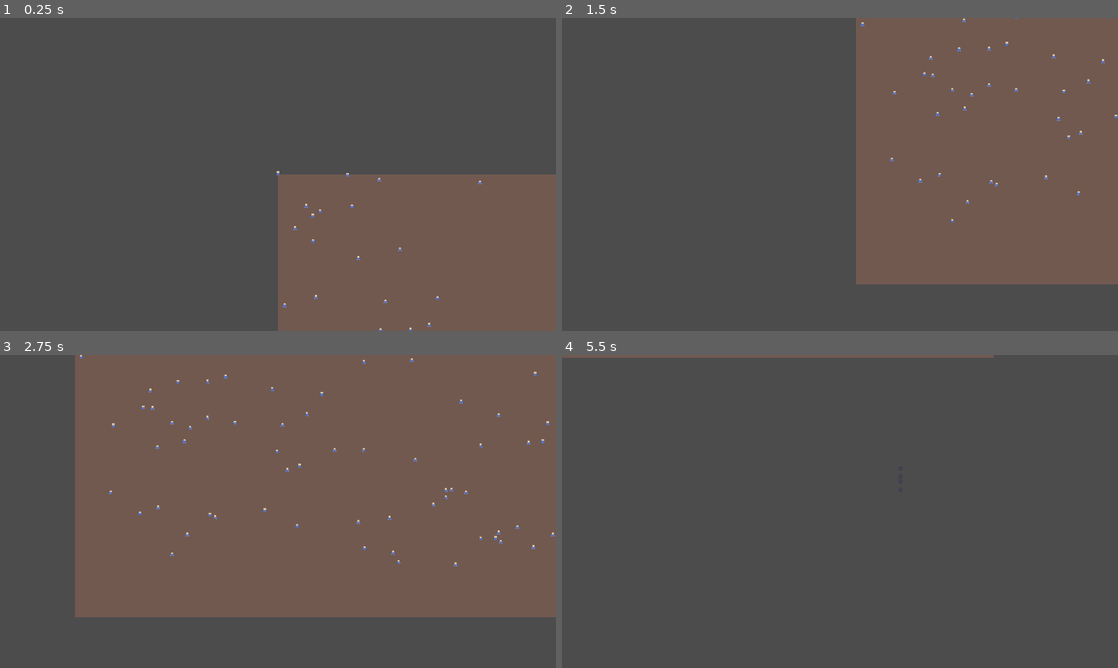
Above: before the commit, frames 1-4 (two rows, left to right).
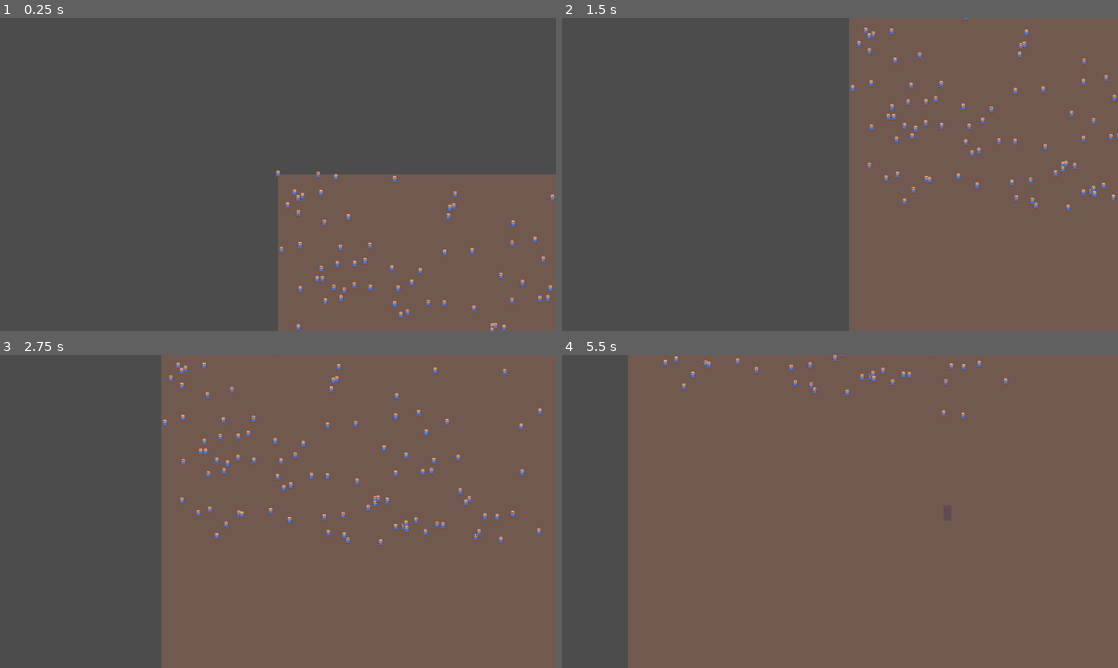
Above: after the commit, the same moments.

Repository: speakk/gnome_village
Game: Godot game, scene res://main.tscn
The game is run twice, just before and just after one commit, with the same random seed, the same clock (stepped at 60 frames per second) and the same inputs.
Inputs (mouse positions are in pixels of both pictures, inside the frame that each line leads up to):
- Up to frame 1 (0.25 s): no input
- Up to frame 2 (1.5 s): tap Enter at 0.5 s; move the mouse to (962, 158) at 0.52 s; hold S (pan_camera_down) 0.53-1.28 s; move the mouse to (728, 190) at 1.27 s; tap A (pan_camera_left) at 1.35 s
- Up to frame 3 (2.75 s): move the mouse to (333, 442) at 2.02 s; hold D (pan_camera_right) from 2.03 s (still down)
- Up to frame 4 (5.5 s): move the mouse to (812, 574) at 2.77 s; release D (pan_camera_right) at 2.78 s; tap W (pan_camera_up) at 2.85 s; move the mouse to (1006, 558) at 3.52 s; hold S (pan_camera_down) 3.53-4.28 s; click (1006, 558) at 4.15 s; move the mouse to (673, 464) at 4.27 s; tap A (pan_camera_left) at 4.35 s; move the mouse to (867, 511) at 5.02 s; hold D (pan_camera_right) from 5.03 s (still down)

The runs differ from the first frame. In frame 1, 1.0% of the frame differs, in the area x 49-100%, y 48-100%; in frame 2, 9.5%; in frame 3, 26%; in frame 4, 88%, in the area x 0-100%, y 0-100%.

Commit message:
High fidelity update: 8x8 -> 24x24

Diff:
--- a/main_map.tscn
+++ b/main_map.tscn
@@ -5,12 +5,12 @@
 
 [sub_resource type="TileSetAtlasSource" id="TileSetAtlasSource_xylra"]
 texture = ExtResource("1_fv3c2")
-texture_region_size = Vector2i(8, 8)
+texture_region_size = Vector2i(24, 24)
 0:0/0 = 0
 1:0/0 = 0
 
 [sub_resource type="TileSet" id="TileSet_17sb5"]
-tile_size = Vector2i(8, 8)
+tile_size = Vector2i(24, 24)
 sources/0 = SubResource("TileSetAtlasSource_xylra")
 
 [node name="MainMap" type="TileMap"]
--- a/project.godot
+++ b/project.godot
@@ -30,9 +30,10 @@
 
 [display]
 
-window/size/viewport_width=1024
-window/size/viewport_height=576
+window/size/viewport_width=1776
+window/size/viewport_height=1000
 window/stretch/mode="canvas_items"
+window/stretch/scale_mode="integer"
 
 [editor_plugins]
 
--- a/settler/settler.gd
+++ b/settler/settler.gd
@@ -22,6 +22,7 @@
 
 func _ready() -> void:
 	Events.task_finished.connect(_task_finished)
+	#process_mode = Node.PROCESS_MODE_DISABLED
 
 func _task_finished(task: Task) -> void:
 	if current_task == task:
@@ -33,11 +34,26 @@
 		#current_task.tick()
 
 func _physics_process(delta: float) -> void:
+	velocity = Vector2.ZERO
 	if target:
-		global_position += global_position.direction_to(target) * delta * walk_speed
+		#global_position += global_position.direction_to(target) * delta * walk_speed
+		velocity = global_position.direction_to(target) * walk_speed
 
 	if build_target:
 		build_target.increase_build_progress(build_speed * delta)
+
+	if velocity.length() > 0.1:
+		$AnimationPlayer.play("walk")
+
+		if velocity.x > 0:
+			$Sprite.flip_h = false
+		else:
+			$Sprite.flip_h = true
+
+	else:
+		$AnimationPlayer.play("idle")
+
+	move_and_slide()
 
 func get_current_task() -> Task:
 	return current_task
--- a/settler/settler.tscn
+++ b/settler/settler.tscn
@@ -1,10 +1,64 @@
-[gd_scene load_steps=4 format=3 uid="uid://b1no50g6cjkhd"]
+[gd_scene load_steps=8 format=3 uid="uid://b1no50g6cjkhd"]
 
 [ext_resource type="Script" path="res://settler/settler.gd" id="1_ghp1u"]
 [ext_resource type="Texture2D" uid="uid://bgdpno3b05m2g" path="res://assets/settler.png" id="1_ryuwt"]
 
 [sub_resource type="CircleShape2D" id="CircleShape2D_5eduo"]
 radius = 3.0
+
+[sub_resource type="Animation" id="Animation_j4frm"]
+resource_name = "idle"
+tracks/0/type = "value"
+tracks/0/imported = false
+tracks/0/enabled = true
+tracks/0/path = NodePath("Sprite:frame")
+tracks/0/interp = 1
+tracks/0/loop_wrap = true
+tracks/0/keys = {
+"times": PackedFloat32Array(0),
+"transitions": PackedFloat32Array(1),
+"update": 1,
+"values": [0]
+}
+
+[sub_resource type="Animation" id="Animation_tnvni"]
+length = 0.001
+tracks/0/type = "value"
+tracks/0/imported = false
+tracks/0/enabled = true
+tracks/0/path = NodePath("Sprite:frame")
+tracks/0/interp = 1
+tracks/0/loop_wrap = true
+tracks/0/keys = {
+"times": PackedFloat32Array(0),
+"transitions": PackedFloat32Array(1),
+"update": 1,
+"values": [0]
+}
+
+[sub_resource type="Animation" id="Animation_1gkn2"]
+resource_name = "walk"
+length = 0.8
+loop_mode = 1
+tracks/0/type = "value"
+tracks/0/imported = false
+tracks/0/enabled = true
+tracks/0/path = NodePath("Sprite:frame")
+tracks/0/interp = 0
+tracks/0/loop_wrap = true
+tracks/0/keys = {
+"times": PackedFloat32Array(0, 0.2, 0.4, 0.6),
+"transitions": PackedFloat32Array(1, 1, 1, 1),
+"update": 1,
+"values": [2, 3, 4, 5]
+}
+
+[sub_resource type="AnimationLibrary" id="AnimationLibrary_fp115"]
+_data = {
+"RESET": SubResource("Animation_tnvni"),
+"idle": SubResource("Animation_j4frm"),
+"walk": SubResource("Animation_1gkn2")
+}
 
 [node name="Settler" type="CharacterBody2D" groups=["settler"]]
 motion_mode = 1
@@ -16,4 +70,9 @@
 [node name="Sprite" type="Sprite2D" parent="."]
 position = Vector2(0, -2)
 texture = ExtResource("1_ryuwt")
-hframes = 4
+hframes = 6
+
+[node name="AnimationPlayer" type="AnimationPlayer" parent="."]
+libraries = {
+"": SubResource("AnimationLibrary_fp115")
+}
Binary file added: assets/materials.aseprite
Binary file added: assets/materials.png
Not shown, added: assets/materials.png.import
Binary file changed: assets/settler.aseprite
Binary file changed: assets/settler.png
Binary file changed: assets/tilesheet.aseprite
Binary file changed: assets/tilesheet.png
